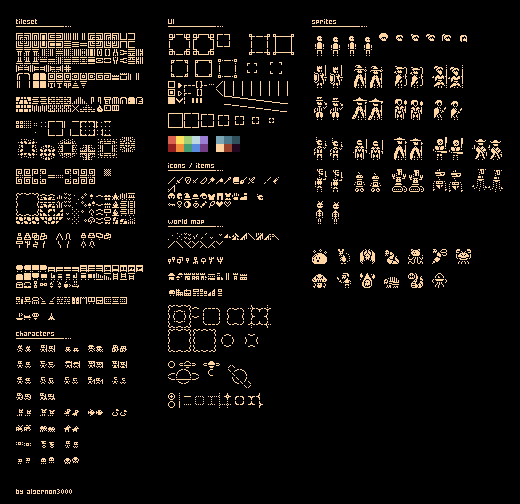
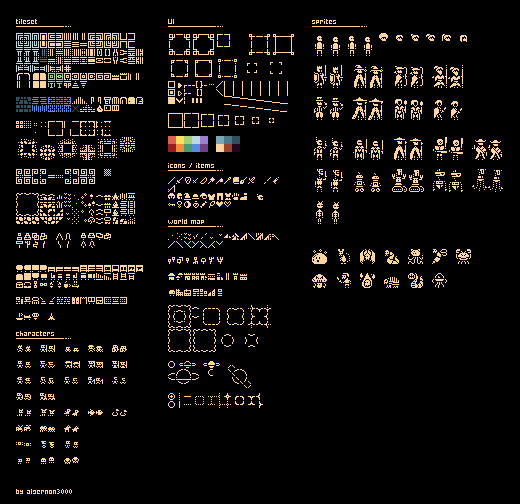
Comparing the layer stacks of the two (520, 504) images. Changes:
painted on "tileset" over (16, 33, 79, 112)
